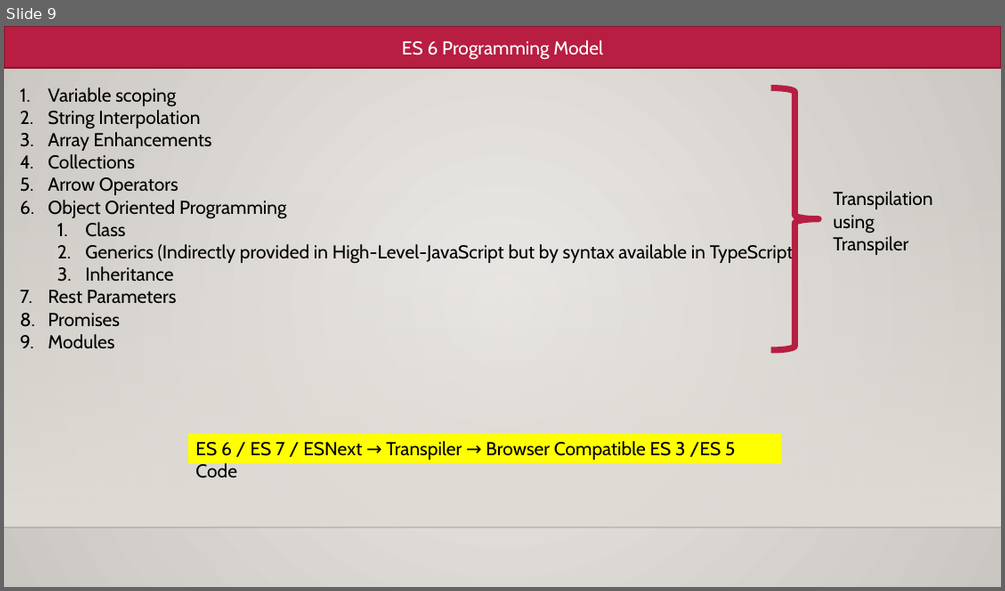
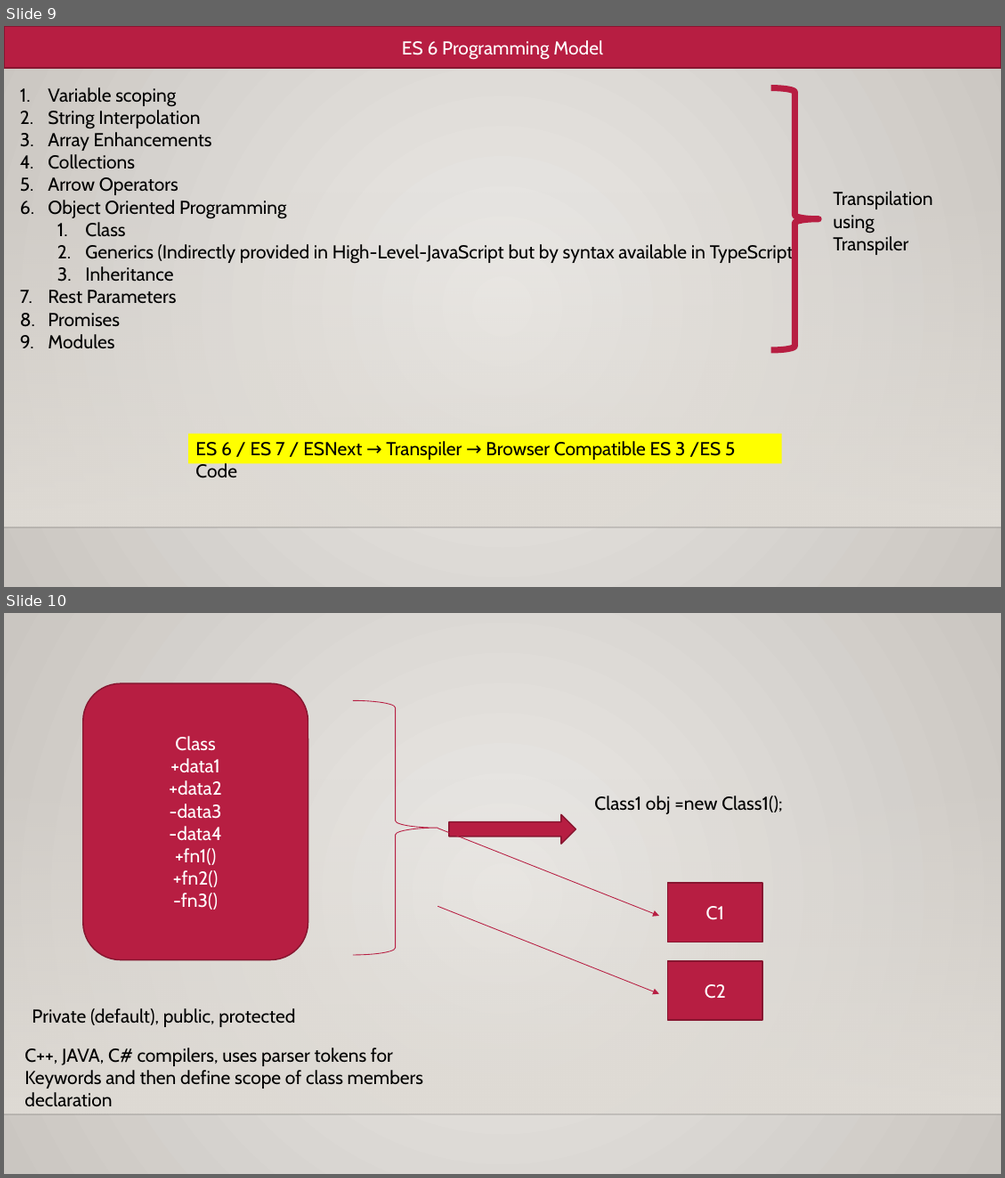
Before and after one commit to maheshsabnis/blazejan2021, a slide deck: Training_Notes_PPTs.pptx. Shown one above the other, each under a label of ours: slide 9 before the commit, slides 9 and 10 after it. The pictures are 1005x591 and 1005x1178 pixels, drawn with LibreOffice and Linux fonts; fonts in the diff are those of the drawing; background and template pictures are left out. Boxes give left, top, right and bottom in pixels: in the first picture for what was removed or moved away, otherwise in the second. Text is boxed around its words. In the diff, an @@ line names an element or a change of style, - is before the commit and + after.

```diff
--- a/Training_Notes_PPTs.pptx
+++ b/Training_Notes_PPTs.pptx
@@ slide 10 added at bbox=[4, 613, 1001, 1174], background gradient #ECEAE7 to #CAC7C1; not listed: 2 template elements that a slide beside it also shows @@
@@ rounded rectangle added at bbox=[83, 683, 308, 960], fill #B71E42, outline #871631 1.25 pt, 18 pt, text #FFFFFF @@
+Class
++data1
++data2
+-data3
+-data4
++fn1()
++fn2()
+-fn3()
@@ right brace added at bbox=[353, 700, 437, 955], outline #B71E42 0.75 pt @@
@@ text added at bbox=[594, 795, 782, 814], 18 pt, text #000000 @@
+Class1 obj =new Class1();
@@ right arrow added at bbox=[449, 815, 576, 844], fill #B71E42, outline #871631 1.25 pt @@
@@ arrow added from (437, 828) to (659, 916), #B71E42 0.75 pt @@
@@ arrow added from (437, 906) to (659, 994), #B71E42 0.75 pt @@
@@ rectangle added at bbox=[668, 883, 763, 942], fill #B71E42, outline #871631 1.25 pt, 18 pt, text #FFFFFF @@
+C1
@@ rectangle added at bbox=[668, 961, 763, 1020], fill #B71E42, outline #871631 1.25 pt, 18 pt, text #FFFFFF @@
+C2
@@ text added at bbox=[32, 1008, 295, 1027], 18 pt, text #000000 @@
+Private (default), public, protected
@@ text added at bbox=[24, 1047, 423, 1107], 18 pt, text #000000 @@
+C++, JAVA, C# compilers, uses parser tokens for Keywords and then define scope of class members declaration
```
Also in this commit, not shown: 1 other slide added, 18 other files.
